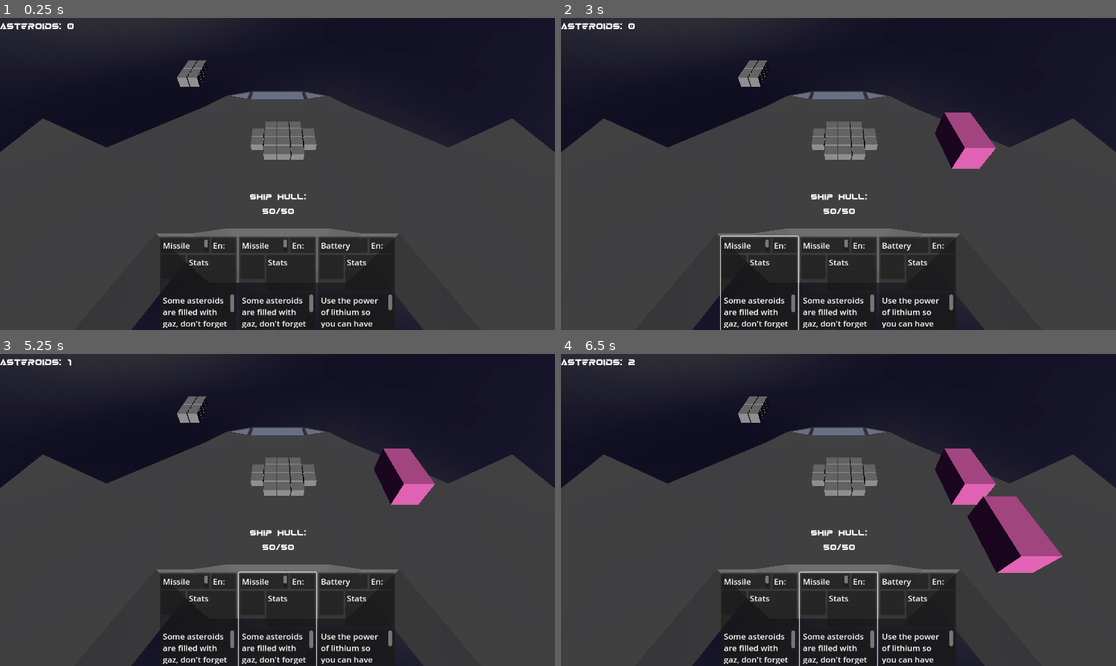
Above: before the commit, frames 1-4 (two rows, left to right).
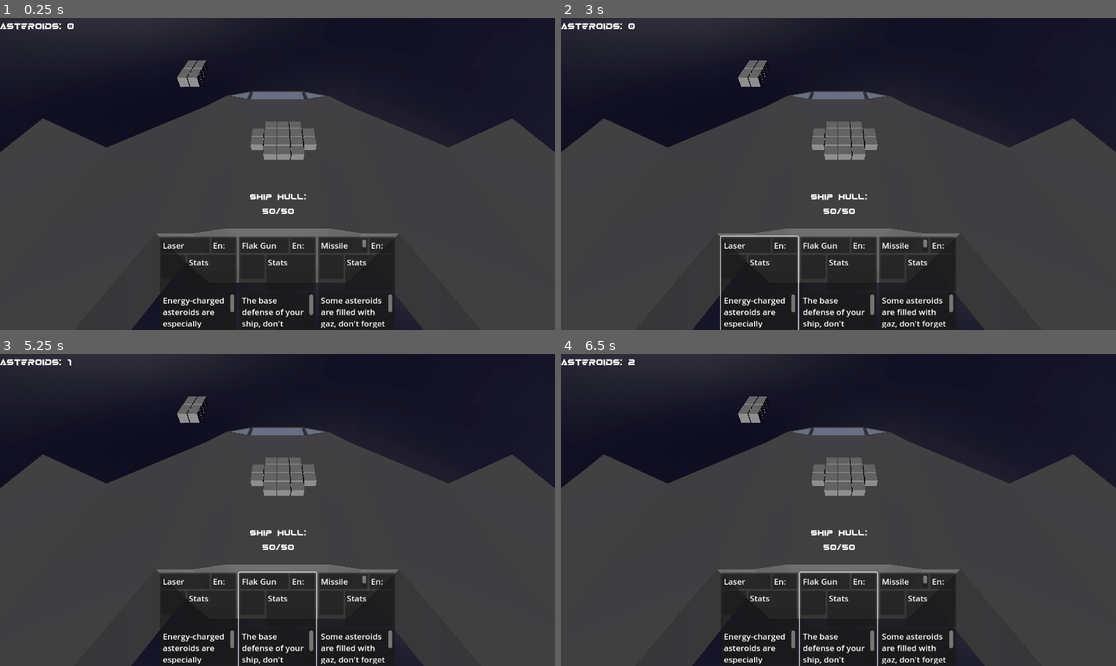
Above: after the commit, the same moments.

Repository: Xwilarg/LudumDare54
Game: Godot game, scene res://Scenes/Main.tscn
The game is run twice, just before and just after one commit, with the same random seed, the same clock (stepped at 60 frames per second) and the same inputs. Video files are missing from this copy of the repository; at most half a second of black plays in their place.
Inputs (mouse positions are in pixels of both pictures, inside the frame that each line leads up to):
- Up to frame 1 (0.25 s): no input
- Up to frame 2 (3 s): click (760, 283) at 0.52 s; click (760, 283) at 1.27 s; click (760, 283) at 2.02 s; tap Enter at 2.75 s; move the mouse to (960, 158) at 2.77 s; click (960, 158) at 2.92 s
- Up to frame 3 (5.25 s): tap Space at 3.5, 5 s; move the mouse to (166, 525) at 3.52 s; click (166, 525) at 3.67 s; tap Enter at 4.25 s; move the mouse to (333, 441) at 4.27 s; click (333, 441) at 4.42 s; move the mouse to (249, 572) at 5.02 s; click (249, 572) at 5.17 s
- Up to frame 4 (6.5 s): tap Enter at 5.75 s; move the mouse to (1005, 556) at 5.77 s; click (1005, 556) at 5.92 s

The runs differ from the first frame. In frame 1, 1.4% of the frame differs, in the area x 29-71%, y 71-100%; in frame 2, 2.8%; in frame 3, 2.8%; in frame 4, 5.5%, in the area x 29-91%, y 30-100%.

Commit message:
Fix video size

Diff:
--- a/Cards/MainDeck.json
+++ b/Cards/MainDeck.json
@@ -1,31 +1,4 @@
 [
-	{
-		"name": "overclock",
-		"model": "navConsole",
-		"size": "S2",
-		"effects": {
-			"SPD": 5
-		},
-		"energyCost": 10
-	},
-	{
-		"name": "battery",
-		"model": "batteryPack",
-		"size": "S1",
-		"effects": {
-			"ENG": 10
-		},
-		"energyCost": 0
-	},
-	{
-		"name": "solarPanel",
-		"model": "solarPanel",
-		"size": "S2",
-		"effects": {
-			"ENG": 25
-		},
-		"energyCost": 0
-	},
 	{
 		"name": "antenna",
 		"model": "satelliteDish",
--- a/Scenes/Main.tscn
+++ b/Scenes/Main.tscn
@@ -36,14 +36,16 @@
 grow_horizontal = 2
 grow_vertical = 2
 
-[node name="VideoStreamPlayer" type="VideoStreamPlayer" parent="UI"]
-layout_mode = 1
-anchors_preset = 1
-anchor_left = 1.0
-anchor_right = 1.0
-offset_left = -100.0
-offset_bottom = 100.0
-grow_horizontal = 0
+[node name="AspectRatioContainer" type="AspectRatioContainer" parent="UI"]
+layout_mode = 0
+offset_right = 300.0
+offset_bottom = 500.0
+alignment_horizontal = 0
+alignment_vertical = 0
+
+[node name="VideoStreamPlayer" type="VideoStreamPlayer" parent="UI/AspectRatioContainer"]
+layout_mode = 2
+expand = true
 metadata/_edit_use_anchors_ = true
 
 [node name="VBoxContainer" type="VBoxContainer" parent="UI"]
--- a/Scripts/CardManager.gd
+++ b/Scripts/CardManager.gd
@@ -13,6 +13,12 @@
 	[ preload("res://Videos/catVideo1.ogv"), preload("res://Videos/catVideo2.ogv") ],
 	[ preload("res://Videos/dogVideo1.ogv"), preload("res://Videos/dogVideo2.ogv") ],
 	[ preload("res://Videos/chickenVideo.ogv") ]
+]
+
+var aspect_ratio = [
+	[ 1.7666, 0.5625 ],
+	[ 1.75, 0.5620 ],
+	[ 0.5555 ]
 ]
 
 var colors: Array[String] = [ "RED", "GRN", "BLU" ]
@@ -83,11 +89,13 @@
 func play_animal_video():
 	var vidCount = sum(get_effect("VID"))
 	if vidCount > 0:
-		var player: VideoStreamPlayer = get_node("/root/Root/UI/VideoStreamPlayer")
+		var player: VideoStreamPlayer = get_node("/root/Root/UI/AspectRatioContainer/VideoStreamPlayer")
 		vidCount -= 1
 		if vidCount >= len(catVideo): vidCount = len(catVideo) - 1
 		var arr = catVideo[vidCount]
-		player.stream = arr[GameManager.rng.randi_range(0, len(arr) - 1)]
+		var rand = GameManager.rng.randi_range(0, len(arr) - 1)
+		get_node("/root/Root/UI/AspectRatioContainer").ratio = aspect_ratio[vidCount][rand]
+		player.stream = arr[rand]
 		player.play()
 		animal_video_timer = 20
 
--- a/Scripts/GameManager.gd
+++ b/Scripts/GameManager.gd
@@ -28,6 +28,8 @@
 
 func load_item(b: CardUI, card: Card) -> void:
 	_selected_card = card
+	if hintObject != null:
+		hintObject.queue_free()
 	hintObject = card.previewModel.instantiate()
 	add_child(hintObject)
 	current_button = b
